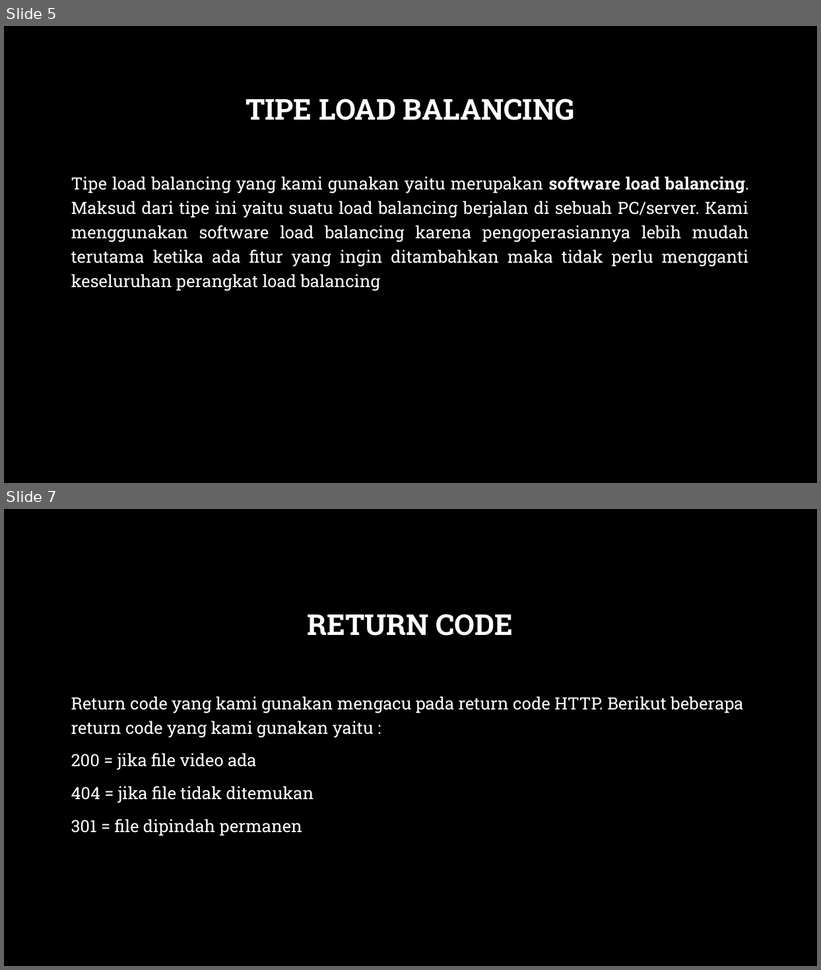
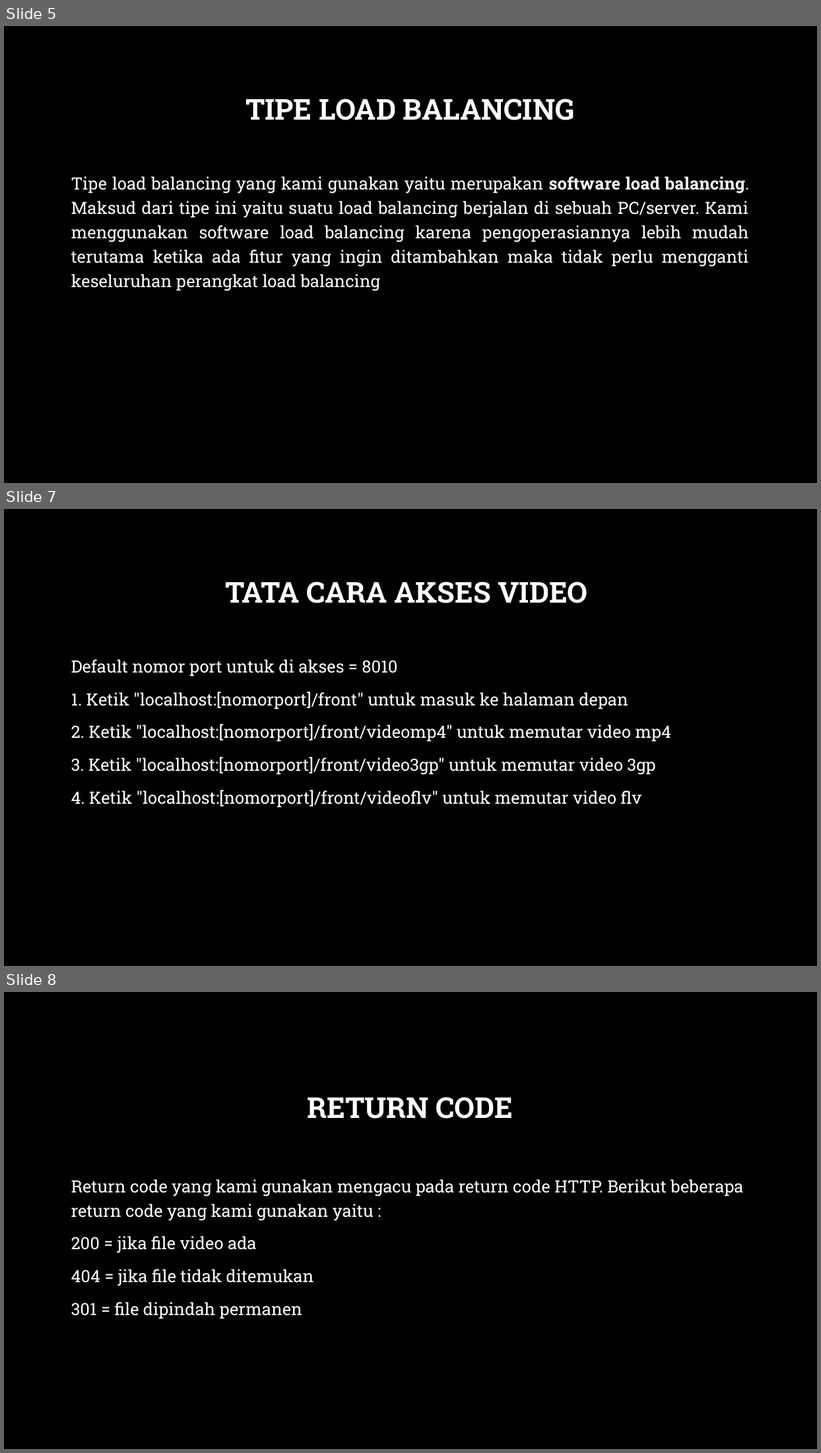
Before and after one commit to faishal15/Load-Balancer-Reverse-Proxy-Kelompok-4-Progjar-E-2016, a slide deck: SPESIFIKASI LOAD BALANCING.pptx. Shown one above the other, each under a label of ours: slides 5 and 7 before the commit, slides 5, 7 and 8 after it; the slides between them are not shown. The pictures are 821x970 and 821x1453 pixels, drawn with LibreOffice and Linux fonts; fonts in the diff are those of the drawing; background and template pictures are left out. Boxes give left, top, right and bottom in pixels: in the first picture for what was removed or moved away, otherwise in the second. Text is boxed around its words. In the diff, an @@ line names an element or a change of style, - is before the commit and + after.

Commit message:
revisi tipe video dan tata cara

```diff
--- a/SPESIFIKASI LOAD BALANCING.pptx
+++ b/SPESIFIKASI LOAD BALANCING.pptx
@@ slide 7 added at (4,509,817,966), background picture (left out) @@
@@ title added at (225,582,588,603), 34 pt, text #FFFFFF, bold @@
+TATA CARA AKSES VIDEO
@@ text added at (71,659,671,808), 20 pt, text #FFFFFF @@
+Default nomor port untuk di akses = 8010
+1. Ketik "localhost:[nomorport]/front" untuk masuk ke halaman depan
+2. Ketik "localhost:[nomorport]/front/videomp4" untuk memutar video mp4
+3. Ketik "localhost:[nomorport]/front/video3gp" untuk memutar video 3gp
+4. Ketik "localhost:[nomorport]/front/videoflv" untuk memutar video flv
@@ what was slide 7 is now slide 8 @@
```
Also in this commit, not shown: 1 slide changed.
